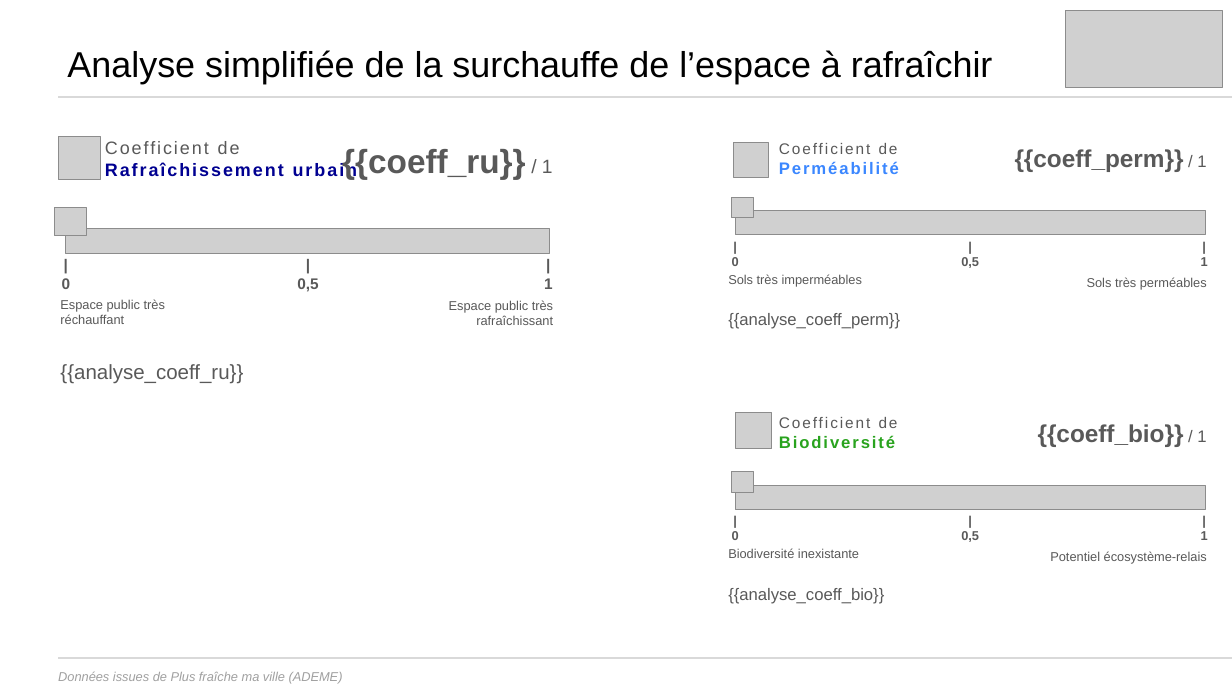
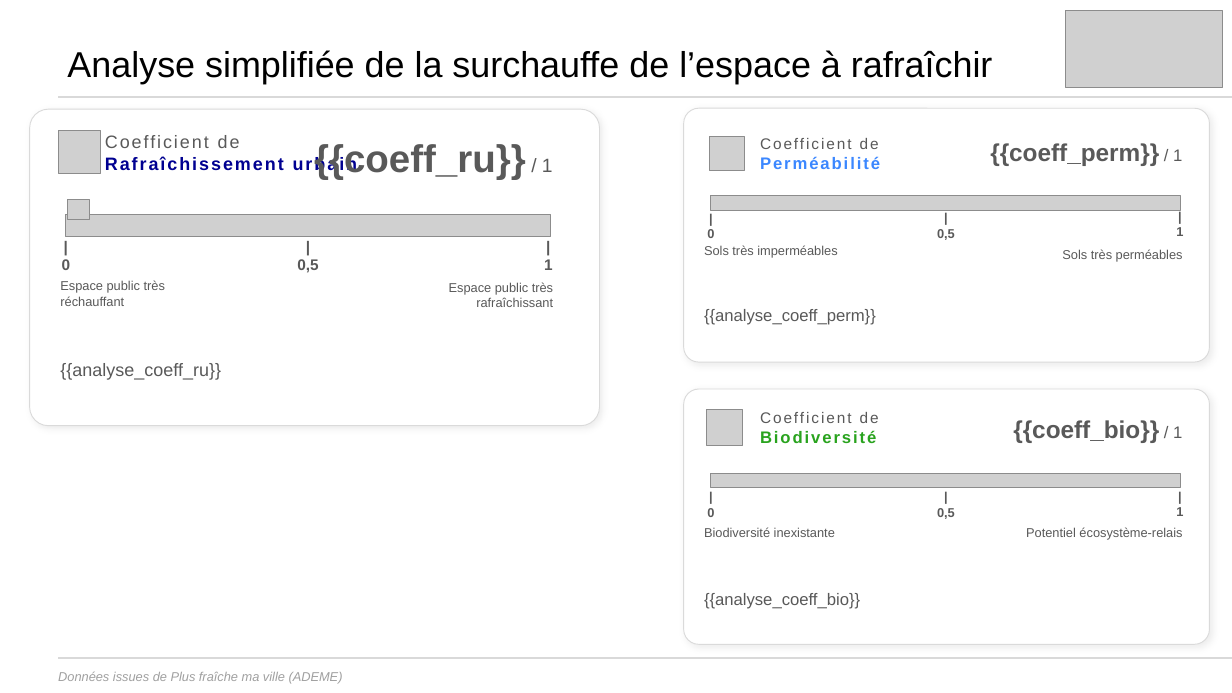
Before and after one commit to incubateur-ademe/plusfraichemaville-site, a slide deck: slide 3 of public/templates/template_synthese_projet.pptx. Drawn at 1232x693 pixels with LibreOffice and Linux fonts; fonts in the diff are those of the drawing; grey boxes stand for pictures; background and template pictures are left out. Boxes give left, top, right and bottom in pixels: in the first picture for what was removed or moved away, otherwise in the second. Text is boxed around its words. In the diff, an @@ line names an element or a change of style, - is before the commit and + after.

Commit message:
feat: Ajout du coefficient de biodiversité et de perméabilité

```diff
--- a/public/templates/template_synthese_projet.pptx
+++ b/public/templates/template_synthese_projet.pptx
@@ rounded rectangle added at (30,109,600,426), fill #FFFFFF, outline #DADADA 0.7 pt @@
@@ rounded rectangle added at (684,108,1210,362), fill #FFFFFF, outline #DADADA 0.7 pt @@
@@ picture: place and size @@
-picture at (58,137,101,179)
+picture at (58,130,101,173)
@@ text "Coefficient de Rafraîchissement urbain": place and size @@
-text "Coefficient de Rafraîchissement urbain" at (105,162,358,180)
+text "Coefficient de Rafraîchissement urbain" at (105,156,358,174)
@@ text "{{coeff_ru}} / 1": place and size @@
-text "{{coeff_ru}} / 1" at (342,149,553,179)
+text "{{coeff_ru}} / 1" at (314,144,553,179)
@@ text "{{coeff_ru}} / 1" at (314,144,553,179): size 26 to 30 pt in "{{coeff_ru}}" @@
@@ text "Coefficient de Perméabilité": place and size @@
-text "Coefficient de Perméabilité" at (779,143,899,174)
+text "Coefficient de Perméabilité" at (760,138,880,169)
@@ 2 texts, 1 picture: place and size @@
-2 texts, 1 picture at (734,142,1206,447)
+2 texts, 1 picture at (710,137,1182,443)
@@ picture: place and size @@
-picture at (55,207,86,236)
+picture at (67,200,90,219)
@@ picture: place and size @@
-picture at (736,211,1206,235)
+picture at (711,196,1180,211)
@@ picture removed at (731,197,754,217) @@
@@ 5 texts: place and size @@
-5 texts at (728,257,1208,290)
+5 texts at (704,227,1183,262)
@@ 3 texts, 1 picture: place and size @@
-3 texts, 1 picture at (62,228,553,292)
+3 texts, 1 picture at (62,214,553,273)
@@ text "Espace public très réchauffant": place and size @@
-text "Espace public très réchauffant" at (60,299,165,324)
+text "Espace public très réchauffant" at (60,280,165,306)
@@ text "Espace public très rafraîchissant": place and size @@
-text "Espace public très rafraîchissant" at (449,300,553,325)
+text "Espace public très rafraîchissant" at (449,282,553,307)
@@ text "{{analyse_coeff_perm}}": place and size @@
-text "{{analyse_coeff_perm}}" at (728,313,900,329)
+text "{{analyse_coeff_perm}}" at (704,309,876,325)
@@ text "{{analyse_coeff_perm}}" at (704,309,876,325): vertical alignment top to middle @@
@@ text "{{analyse_coeff_ru}}" at (60,363,221,380): size 16 to 14 pt; vertical alignment top to middle @@
@@ rounded rectangle added at (684,389,1210,644), fill #FFFFFF, outline #DADADA 0.7 pt @@
@@ picture: place and size @@
-picture at (736,413,772,449)
+picture at (707,409,743,445)
@@ text "Coefficient de Biodiversité": place and size @@
-text "Coefficient de Biodiversité" at (779,417,898,448)
+text "Coefficient de Biodiversité" at (760,412,879,443)
@@ picture: place and size @@
-picture at (736,485,1206,509)
+picture at (711,473,1180,488)
@@ picture removed at (731,471,754,492) @@
@@ 4 texts: place and size @@
-4 texts at (732,531,1208,564)
+4 texts at (707,507,1183,540)
@@ text "Biodiversité inexistante": place and size @@
-text "Biodiversité inexistante" at (728,548,859,558)
+text "Biodiversité inexistante" at (704,527,835,537)
@@ text "{{analyse_coeff_bio}}" at (704,593,860,609): vertical alignment top to middle @@
@@ text "{{analyse_coeff_bio}}": place and size @@
-text "{{analyse_coeff_bio}}" at (728,588,884,604)
+text "{{analyse_coeff_bio}}" at (704,593,860,609)
```
Also in this commit, not shown: 3 other files.
